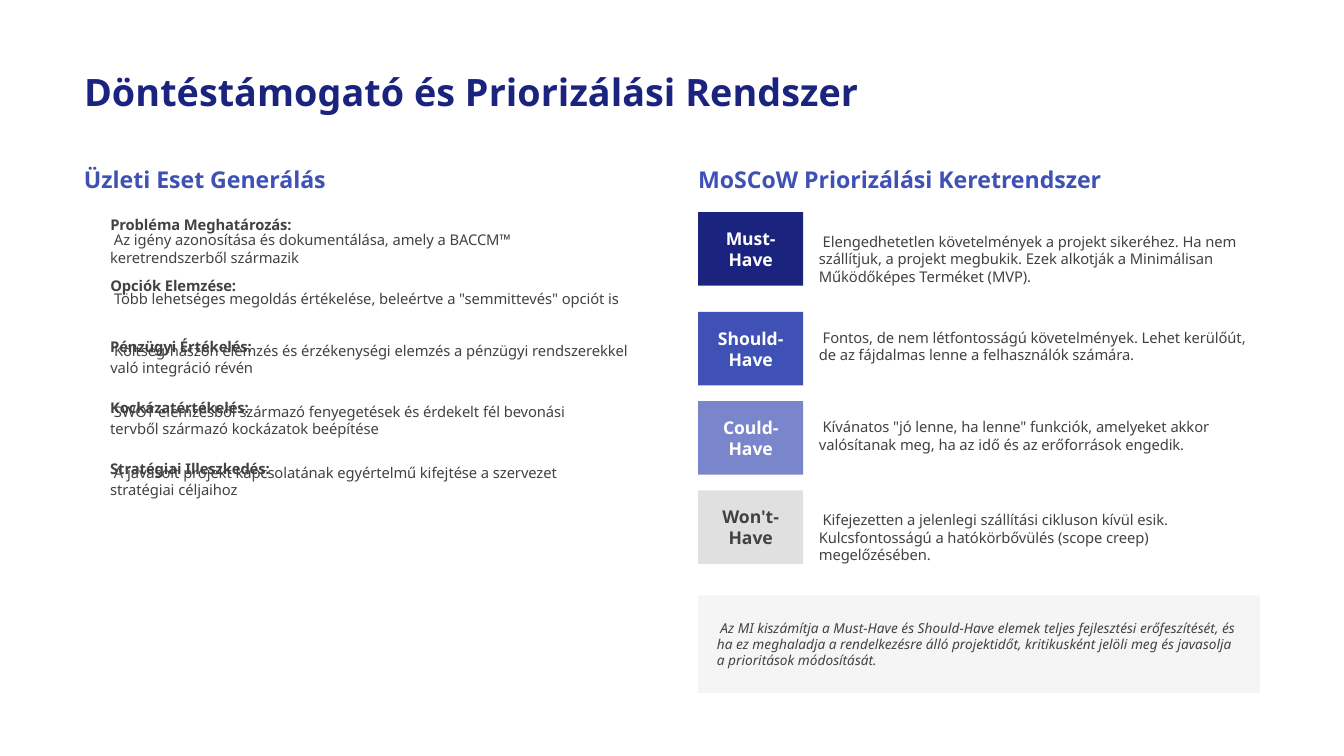
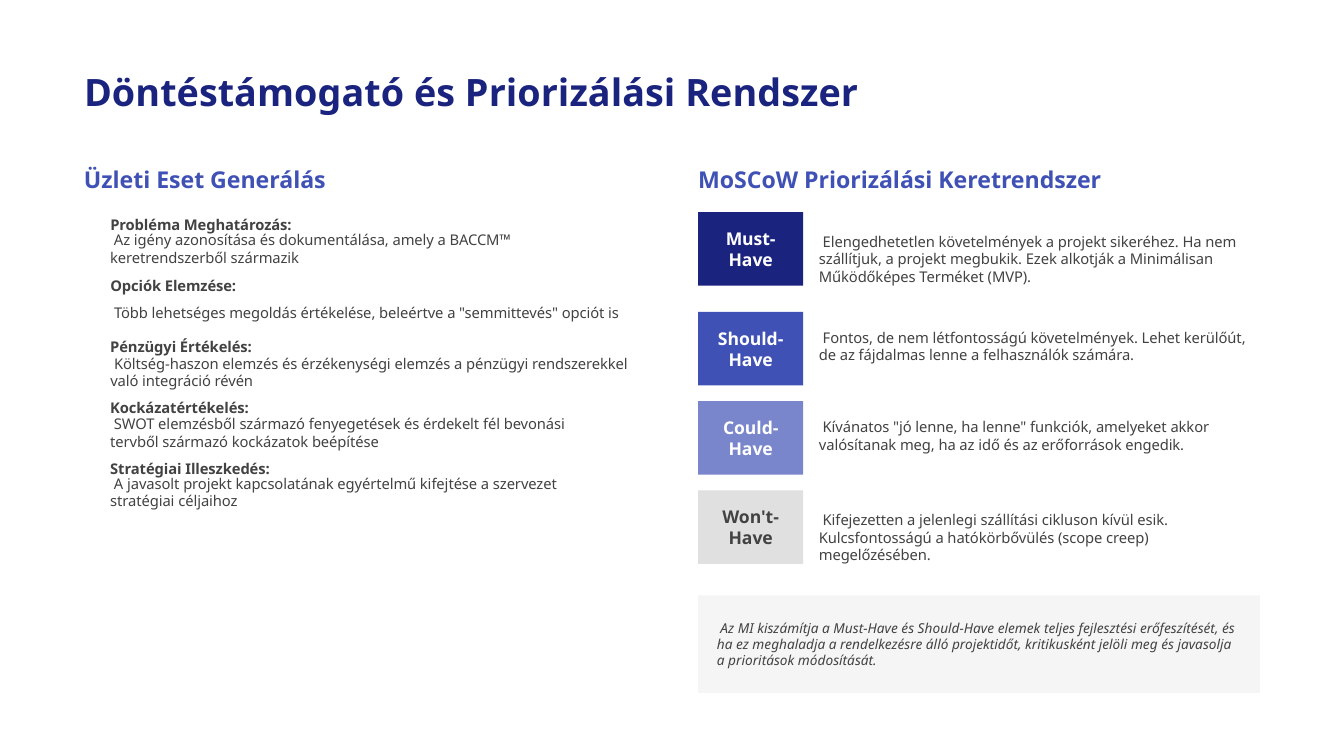
Before and after one commit to markbunyevacz/ba-ai-demo, a slide deck: slide 11 of docs/Autonóm_Üzleti_Elemző_MI_Architektúrális_Terve_3.1.pptx. Drawn at 1344x756 pixels with LibreOffice and Linux fonts; fonts in the diff are those of the drawing; background and template pictures are left out. Boxes give left, top, right and bottom in pixels: in the first picture for what was removed or moved away, otherwise in the second. Text is boxed around its words. In the diff, an @@ line names an element or a change of style, - is before the commit and + after.

```diff
--- a/docs/Autonóm_Üzleti_Elemző_MI_Architektúrális_Terve_3.1.pptx
+++ b/docs/Autonóm_Üzleti_Elemző_MI_Architektúrális_Terve_3.1.pptx
@@ text "Több lehetséges megoldás értékelése, beleértve ...": place and size @@
-text "Több lehetséges megoldás értékelése, beleértve ..." at [114, 290, 619, 308]
+text "Több lehetséges megoldás értékelése, beleértve ..." at [114, 306, 619, 322]
@@ text "Költség-haszon elemzés és érzékenységi elemzés ...": place and size @@
-text "Költség-haszon elemzés és érzékenységi elemzés ..." at [110, 342, 628, 377]
+text "Költség-haszon elemzés és érzékenységi elemzés ..." at [110, 355, 628, 390]
@@ text "SWOT elemzésből származó fenyegetések és ...": place and size @@
-text "SWOT elemzésből származó fenyegetések és ..." at [110, 403, 565, 438]
+text "SWOT elemzésből származó fenyegetések és ..." at [110, 417, 565, 451]
@@ text "A javasolt projekt kapcsolatának egyértelmű ...": place and size @@
-text "A javasolt projekt kapcsolatának egyértelmű ..." at [110, 464, 557, 499]
+text "A javasolt projekt kapcsolatának egyértelmű ..." at [110, 476, 557, 510]
```
Also in this commit, not shown: 2 other slides changed, 6 other files.
